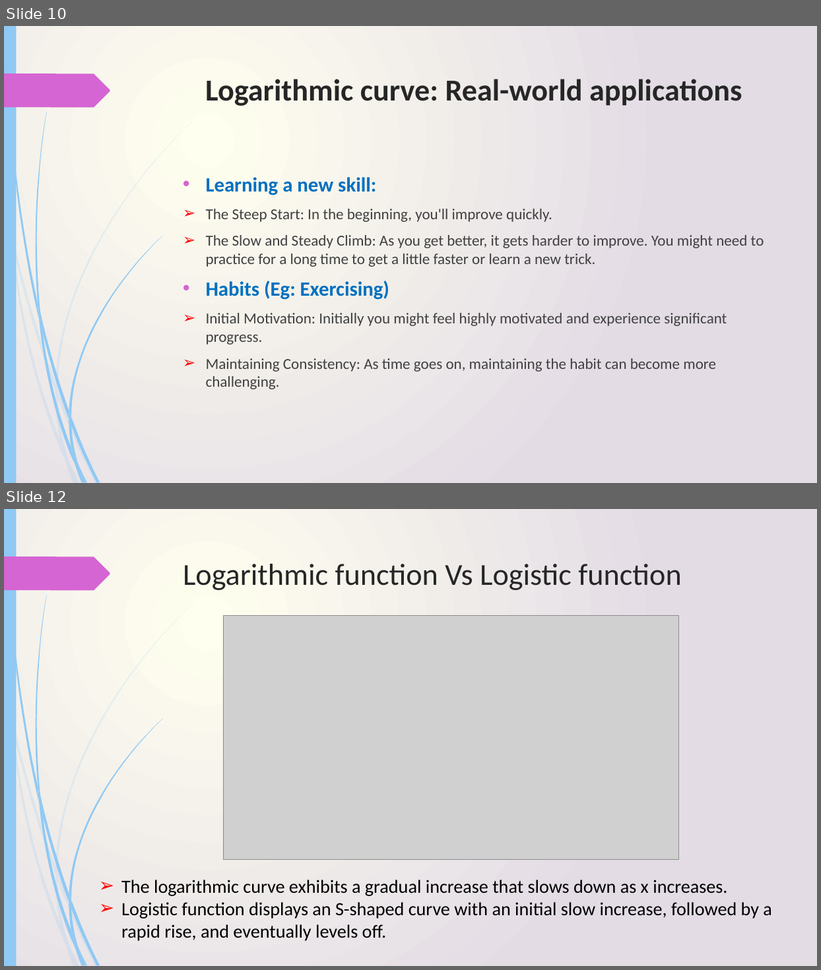
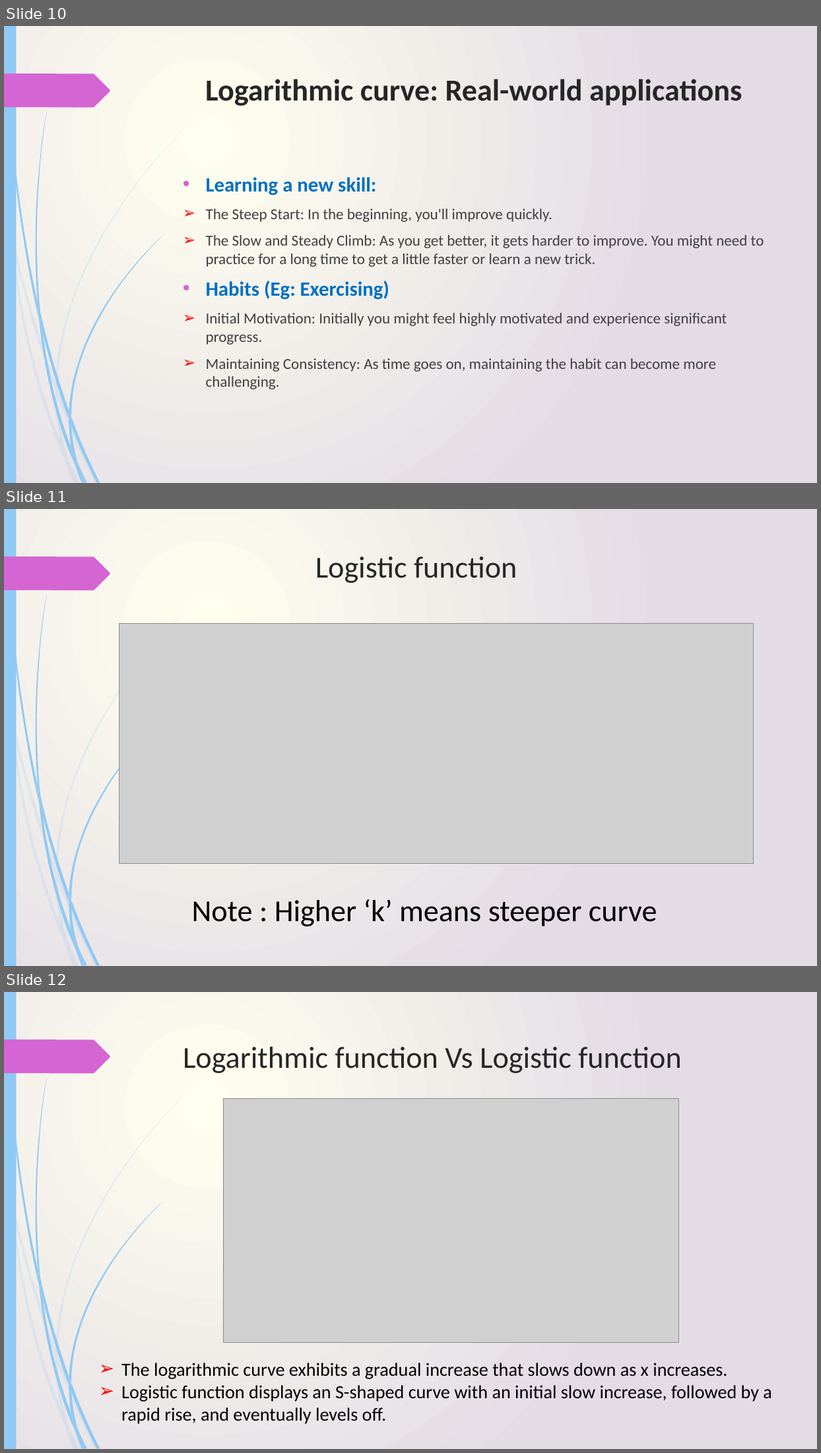
Before and after one commit to JYOTHY-DAS/Data-Analysis-Slides, a slide deck: Logarithmic curves.pptx. Shown one above the other, each under a label of ours: slides 10 and 12 before the commit, slides 10, 11 and 12 after it; the slides between them are not shown. The pictures are 821x970 and 821x1453 pixels, drawn with LibreOffice and Linux fonts; fonts in the diff are those of the drawing; grey boxes stand for pictures. Boxes give left, top, right and bottom in pixels: in the first picture for what was removed or moved away, otherwise in the second. Text is boxed around its words. In the diff, an @@ line names an element or a change of style, - is before the commit and + after.

```diff
--- a/Logarithmic curves.pptx
+++ b/Logarithmic curves.pptx
@@ slide 11 added at (4,509,817,966), background gradient #FFFFEF to #E4DDE6; not listed: 24 template elements that a slide beside it also shows @@
@@ title added at (316,557,517,583), 36 pt, text #262626 @@
+Logistic function
@@ picture added at (120,623,754,864) @@
@@ text added at (192,900,657,927), 36 pt, text #000000 @@
+Note : Higher ‘k’ means steeper curve
```
Also in this commit, not shown: 3 slides changed, 3 other slides added.
